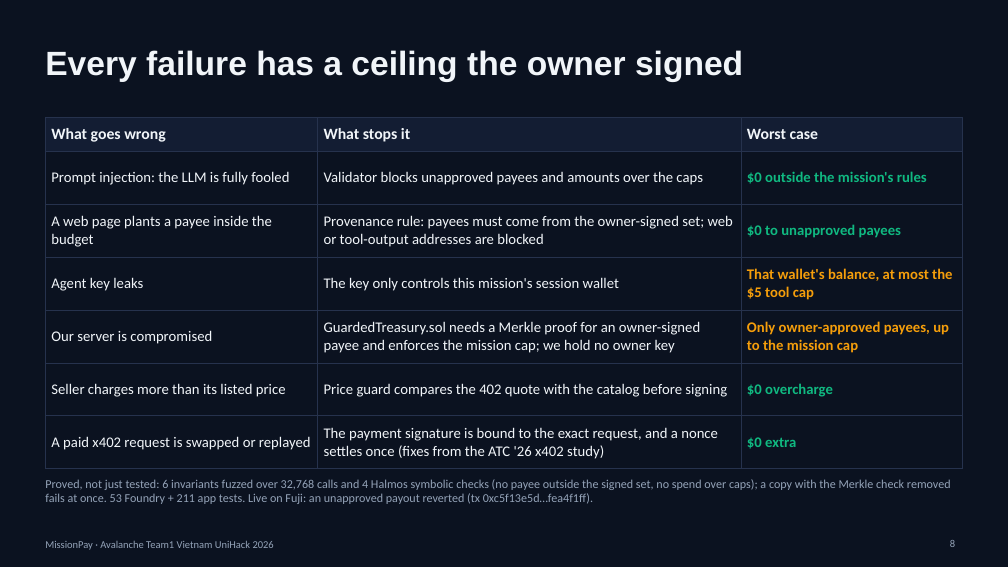
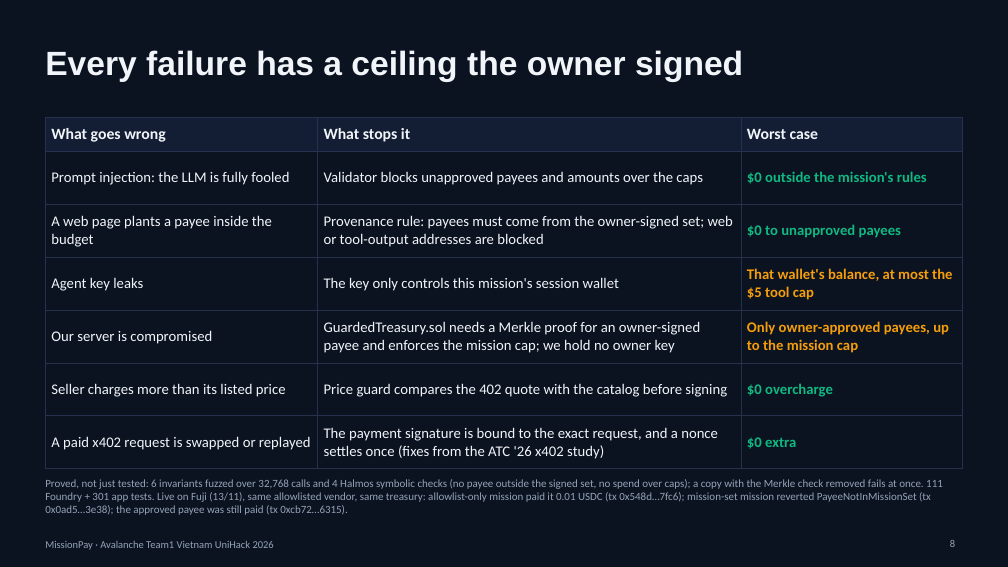
Before and after one commit to lenamkhanhh/UniHack, a slide deck: slide 8 of artifacts/submission-s1/MissionPay-pitch-deck-v2.pptx. Drawn at 1008x567 pixels with LibreOffice and Linux fonts; fonts in the diff are those of the drawing. Boxes give left, top, right and bottom in pixels: in the first picture for what was removed or moved away, otherwise in the second. Text is boxed around its words. In the diff, an @@ line names an element or a change of style, - is before the commit and + after.

```diff
--- a/artifacts/submission-s1/MissionPay-pitch-deck-v2.pptx
+++ b/artifacts/submission-s1/MissionPay-pitch-deck-v2.pptx
@@ text at (45, 479, 943, 515): text changed; size 11.5 to 10.5 pt @@
-Proved, not just tested: 6 invariants fuzzed over 32,768 calls and 4 Halmos symbolic checks (no payee outside the signed set, no spend over caps); a copy with the Merkle check removed fails at once. 53 Foundry + 211 app tests. Live on Fuji: an unapproved payout reverted (tx 0xc5f13e5d…fea4f1ff).
+Proved, not just tested: 6 invariants fuzzed over 32,768 calls and 4 Halmos symbolic checks (no payee outside the signed set, no spend over caps); a copy with the Merkle check removed fails at once. 111 Foundry + 301 app tests. Live on Fuji (13/11), same allowlisted vendor, same treasury: allowlist-only mission paid it 0.01 USDC (tx 0x548d…7fc6); mission-set mission reverted PayeeNotInMissionSet (tx 0x0ad5…3e38); the approved payee was still paid (tx 0xcb72…6315).
```
Also in this commit, not shown: 1 other slide changed, 4 other files.
